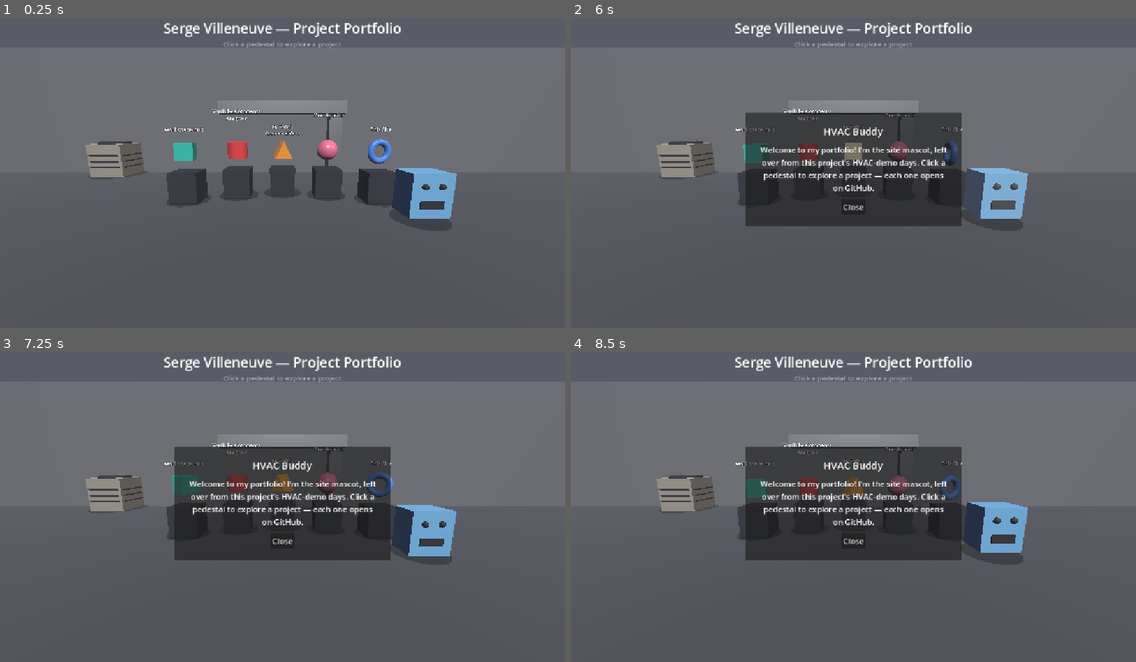
Above: before the commit, frames 1-4 (two rows, left to right).
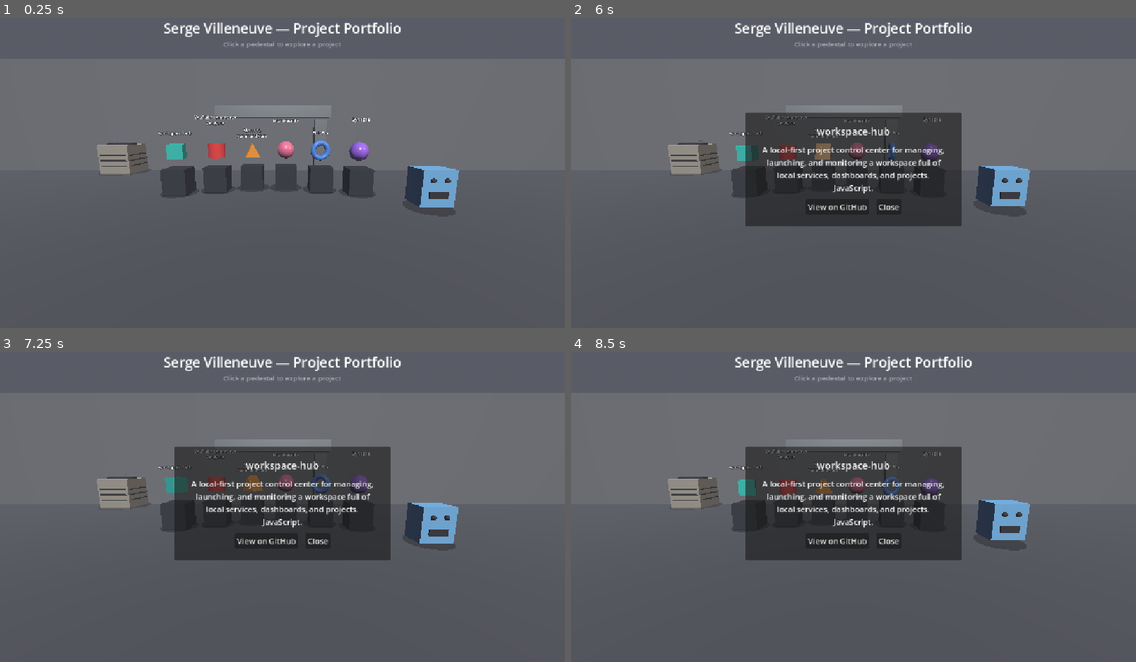
Above: after the commit, the same moments.

Repository: sergeville/Godot-3D-Webpage
Game: Godot game, scene res://scenes/boot/boot_screen.tscn
Two runs of this game, one before a commit and one after it. Both use one fixed random seed, a clock stepped at 60 frames per second and the inputs below.
Inputs (mouse positions are in pixels of both pictures, inside the frame that each line leads up to):
- Up to frame 1 (0.25 s): no input
- Up to frame 2 (6 s): tap A at 0.5, 1.25, 4.25, 5, 5.75 s; move the mouse to (977, 154) at 0.52 s; click (977, 154) at 0.67 s; move the mouse to (740, 185) at 1.27 s; click (740, 185) at 1.42 s; click "View on GitHub" at 2 s; click "View on GitHub" at 2.75 s; click "View on GitHub" at 3.5 s; move the mouse to (910, 98) at 4.27 s; click (910, 98) at 4.42 s; move the mouse to (825, 231) at 5.02 s; click (825, 231) at 5.17 s; move the mouse to (1023, 216) at 5.77 s; click (1023, 216) at 5.92 s
- Up to frame 3 (7.25 s): tap A at 6.5 s; move the mouse to (113, 457) at 6.52 s; click (113, 457) at 6.67 s
- Up to frame 4 (8.5 s): move the mouse to (881, 503) at 7.27 s; click (881, 503) at 7.42 s; move the mouse to (768, 423) at 8.02 s; click (768, 423) at 8.17 s

The runs differ from the first frame. In frame 1, 6.6% of the frame differs, in the area x 15-82%, y 26-65%; in frame 2, 5.3%; in frame 3, 5.3%; in frame 4, 5.3%.

Commit message:
Add Synapse pedestal, rebalance to six-wide arc (MOV-169)
- New Pedestal6 (anchor_id synapse): purple faceted gem, Label3D Synapse
- synapse entry in ui_overlay.gd PROJECTS -> github.com/sergeville/Synapse
  (repo is private until Serge flips it; the link 404s until then)
- Re-spaced all six pedestals across a wider arc (x -3.125..3.125)
- Moved Buddy + shadow clear of the new pedestal (x 4.6)
- Pulled camera back and shifted right to frame six + Buddy

Co-Authored-By: Claude Fable 5 <noreply@anthropic.com>

Diff:
--- a/scenes/main/main_environment.tscn
+++ b/scenes/main/main_environment.tscn
@@ -93,6 +93,13 @@
 emission = Color(0.3, 0.55, 0.95, 1)
 emission_energy_multiplier = 0.15
 
+[sub_resource type="StandardMaterial3D" id="mat_purple"]
+albedo_color = Color(0.62, 0.4, 0.92, 1)
+roughness = 0.3
+emission_enabled = true
+emission = Color(0.62, 0.4, 0.92, 1)
+emission_energy_multiplier = 0.2
+
 [sub_resource type="BoxMesh" id="mesh_floor"]
 size = Vector3(40, 0.2, 40)
 
@@ -163,6 +170,12 @@
 [sub_resource type="TorusMesh" id="mesh_item_torus"]
 inner_radius = 0.18
 outer_radius = 0.36
+
+[sub_resource type="SphereMesh" id="mesh_item_gem"]
+radius = 0.34
+height = 0.68
+radial_segments = 6
+rings = 3
 
 [sub_resource type="BoxShape3D" id="shape_buddy"]
 size = Vector3(1, 1.3, 0.8)
@@ -187,7 +200,7 @@
 shadow_enabled = false
 
 [node name="Camera3D" type="Camera3D" parent="."]
-transform = Transform3D(1, 0, 0, 0, 0.984808, 0.173648, 0, -0.173648, 0.984808, 0, 2, 5.8)
+transform = Transform3D(1, 0, 0, 0, 0.984808, 0.173648, 0, -0.173648, 0.984808, 0.5, 2.1, 6.9)
 
 [node name="Floor" type="MeshInstance3D" parent="."]
 transform = Transform3D(1, 0, 0, 0, 1, 0, 0, 0, 1, 0, -0.1, 0)
@@ -272,7 +285,7 @@
 surface_material_override/0 = SubResource("mat_metal")
 
 [node name="Pedestal1" type="Area3D" parent="."]
-transform = Transform3D(1, 0, 0, 0, 1, 0, 0, 0, 1, -2.8, 0, -0.2)
+transform = Transform3D(1, 0, 0, 0, 1, 0, 0, 0, 1, -3.125, 0, -0.2)
 script = ExtResource("2")
 anchor_id = "workspace_hub"
 
@@ -306,7 +319,7 @@
 shape = SubResource("shape_pedestal")
 
 [node name="Pedestal2" type="Area3D" parent="."]
-transform = Transform3D(1, 0, 0, 0, 1, 0, 0, 0, 1, -1.4, 0, -0.7)
+transform = Transform3D(1, 0, 0, 0, 1, 0, 0, 0, 1, -1.875, 0, -0.6)
 script = ExtResource("2")
 anchor_id = "yca"
 
@@ -341,7 +354,7 @@
 shape = SubResource("shape_pedestal")
 
 [node name="Pedestal3" type="Area3D" parent="."]
-transform = Transform3D(1, 0, 0, 0, 1, 0, 0, 0, 1, 0, 0, -1)
+transform = Transform3D(1, 0, 0, 0, 1, 0, 0, 0, 1, -0.625, 0, -0.9)
 script = ExtResource("2")
 anchor_id = "maverick"
 
@@ -376,7 +389,7 @@
 shape = SubResource("shape_pedestal")
 
 [node name="Pedestal4" type="Area3D" parent="."]
-transform = Transform3D(1, 0, 0, 0, 1, 0, 0, 0, 1, 1.4, 0, -0.7)
+transform = Transform3D(1, 0, 0, 0, 1, 0, 0, 0, 1, 0.625, 0, -0.9)
 script = ExtResource("2")
 anchor_id = "momrecette"
 
@@ -410,7 +423,7 @@
 shape = SubResource("shape_pedestal")
 
 [node name="Pedestal5" type="Area3D" parent="."]
-transform = Transform3D(1, 0, 0, 0, 1, 0, 0, 0, 1, 2.8, 0, -0.2)
+transform = Transform3D(1, 0, 0, 0, 1, 0, 0, 0, 1, 1.875, 0, -0.6)
 script = ExtResource("2")
 anchor_id = "godot_site"
 
@@ -443,13 +456,47 @@
 transform = Transform3D(1, 0, 0, 0, 1, 0, 0, 0, 1, 0, 1.2, 0)
 shape = SubResource("shape_pedestal")
 
+[node name="Pedestal6" type="Area3D" parent="."]
+transform = Transform3D(1, 0, 0, 0, 1, 0, 0, 0, 1, 3.125, 0, -0.2)
+script = ExtResource("2")
+anchor_id = "synapse"
+
+[node name="Shadow" type="MeshInstance3D" parent="Pedestal6"]
+transform = Transform3D(1, 0, 0, 0, 1, 0, 0, 0, 1, 0, 0.02, 0)
+mesh = SubResource("mesh_shadow_sm")
+surface_material_override/0 = SubResource("mat_shadow")
+
+[node name="Base" type="MeshInstance3D" parent="Pedestal6"]
+transform = Transform3D(1, 0, 0, 0, 1, 0, 0, 0, 1, 0, 0.45, 0)
+mesh = SubResource("mesh_pedestal")
+surface_material_override/0 = SubResource("mat_pedestal")
+
+[node name="Item" type="MeshInstance3D" parent="Pedestal6"]
+transform = Transform3D(1, 0, 0, 0, 1, 0, 0, 0, 1, 0, 1.45, 0)
+mesh = SubResource("mesh_item_gem")
+surface_material_override/0 = SubResource("mat_purple")
+script = ExtResource("4")
+bob_amplitude = 0.05
+spin_degrees_per_second = 45.0
+
+[node name="Label" type="Label3D" parent="Pedestal6"]
+transform = Transform3D(1, 0, 0, 0, 1, 0, 0, 0, 1, 0, 2.55, 0)
+billboard = 1
+text = "Synapse"
+font_size = 30
+outline_size = 6
+
+[node name="CollisionShape3D" type="CollisionShape3D" parent="Pedestal6"]
+transform = Transform3D(1, 0, 0, 0, 1, 0, 0, 0, 1, 0, 1.2, 0)
+shape = SubResource("shape_pedestal")
+
 [node name="BuddyShadow" type="MeshInstance3D" parent="."]
-transform = Transform3D(1, 0, 0, 0, 1, 0, 0, 0, 1, 3.2, 0.02, 1.2)
+transform = Transform3D(1, 0, 0, 0, 1, 0, 0, 0, 1, 4.6, 0.02, 1.3)
 mesh = SubResource("mesh_shadow_sm")
 surface_material_override/0 = SubResource("mat_shadow")
 
 [node name="BuddyAnchor" type="Area3D" parent="."]
-transform = Transform3D(1, 0, 0, 0, 1, 0, 0, 0, 1, 3.2, 0, 1.2)
+transform = Transform3D(1, 0, 0, 0, 1, 0, 0, 0, 1, 4.6, 0, 1.3)
 script = ExtResource("2")
 anchor_id = "hvac_buddy"
 
--- a/scenes/ui/ui_overlay.gd
+++ b/scenes/ui/ui_overlay.gd
@@ -27,6 +27,11 @@
 		"title": "This Site",
 		"desc": "The site you are looking at — built in Godot 4, exported to WebAssembly, and deployed to GitHub Pages by a GitHub Actions workflow.",
 		"url": "https://github.com/sergeville/Godot-3D-Webpage",
+	},
+	"synapse": {
+		"title": "Synapse",
+		"desc": "AI platform monorepo — multi-agent orchestration on Archon, knowledge graphs, live agent dashboards, and BMAD-driven workflows.",
+		"url": "https://github.com/sergeville/Synapse",
 	},
 	"hvac_buddy": {
 		"title": "HVAC Buddy",
Not shown, added: docs/screenshot.png.import
Not shown: 1 places in scenes/main/main_environment.tscn that only renumber resources
